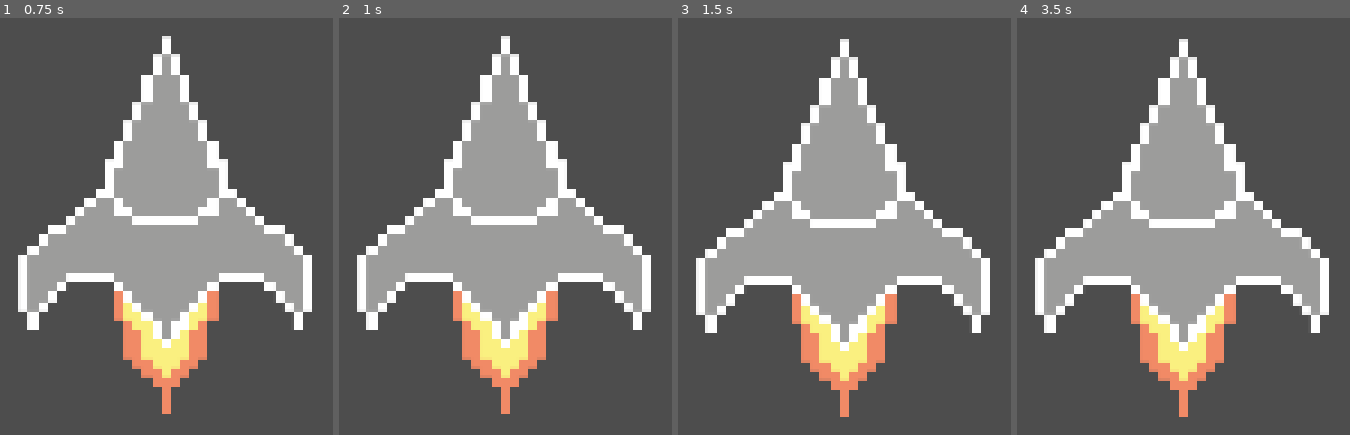
Above: before the commit, frames 1-4 (left to right).
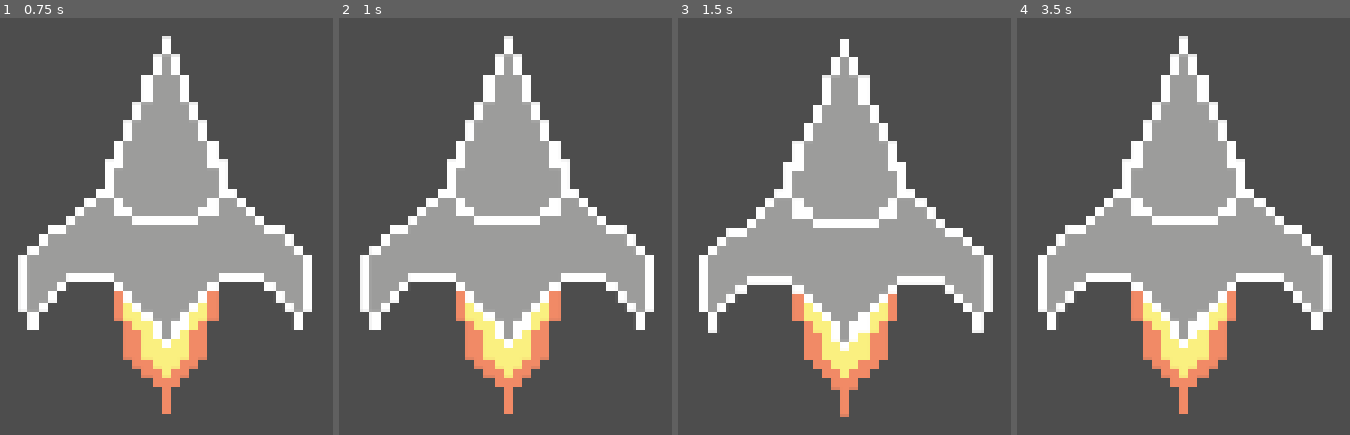
Above: after the commit, the same moments.

Repository: Middovaar/DeepGames-II
Game: Godot game, scene res://game.tscn
Same seed, same stepped clock (60 frames per second), same inputs: the game is played once before the commit and once after it.
Inputs:
- Up to frame 1 (0.75 s): tap Enter at 0.5 s; hold D (right) from 0.53 s (still down)
- Up to frame 2 (1 s): keep holding D (right)
- Up to frame 3 (1.5 s): release D (right) at 1.28 s; hold S (down) from 1.28 s (still down)
- Up to frame 4 (3.5 s): release S (down) at 2.03 s; hold D (right) 2.03-2.78 s; hold W (up) from 2.78 s (still down)

Frame 1 is identical in both runs. In frame 2, 4.4% of the frame differs, in the area x 5-95%, y 4-95%; in frame 3, 3.6%; in frame 4, 5.2%, in the area x 5-95%, y 4-96%.

Commit message:
Movement physics
- added accelleration and friction (i know  its in space so we can remove friction if we want to)

Diff:
--- a/# Assets/Spaceship/spaceship.gd
+++ b/# Assets/Spaceship/spaceship.gd
@@ -1,12 +1,14 @@
 extends CharacterBody2D
 
 @export var speed = 400
+@export var max_speed: float = 400
+@export var acceleration: float = 10
+@export var friction: float = 5
 @export var isActive:bool = true
 
 func get_input():
-	if isActive:
-		var input_direction = Input.get_vector("left", "right", "up", "down")
-		velocity = input_direction * speed
+	var input_direction = Input.get_vector("left", "right", "up", "down")
+	return input_direction
 
 var auto_target: Node2D = null
 
@@ -19,12 +21,14 @@
 	auto_target = null
 	velocity = Vector2.ZERO
 
-func _physics_process(_delta: float) -> void:
+func _physics_process(delta: float) -> void:
 	if auto_target != null:
 		velocity = global_position.direction_to(auto_target.global_position) * speed
 		move_and_slide()
 		return
 
 	if isActive:
-		get_input()
+		var direction = get_input()
+		var velocity_weight: float = delta * (acceleration if direction else friction)
+		velocity = lerp(velocity, direction * max_speed, velocity_weight)
 		move_and_slide()
Not shown, added: # Assets/Art-Assets/UI/AstronautAvatar.png.import
Not shown, added: # Assets/Art-Assets/UI/DialogueBox.png.import
Not shown, added: # Assets/Art-Assets/UI/LowresPixel-Regular.otf.import
